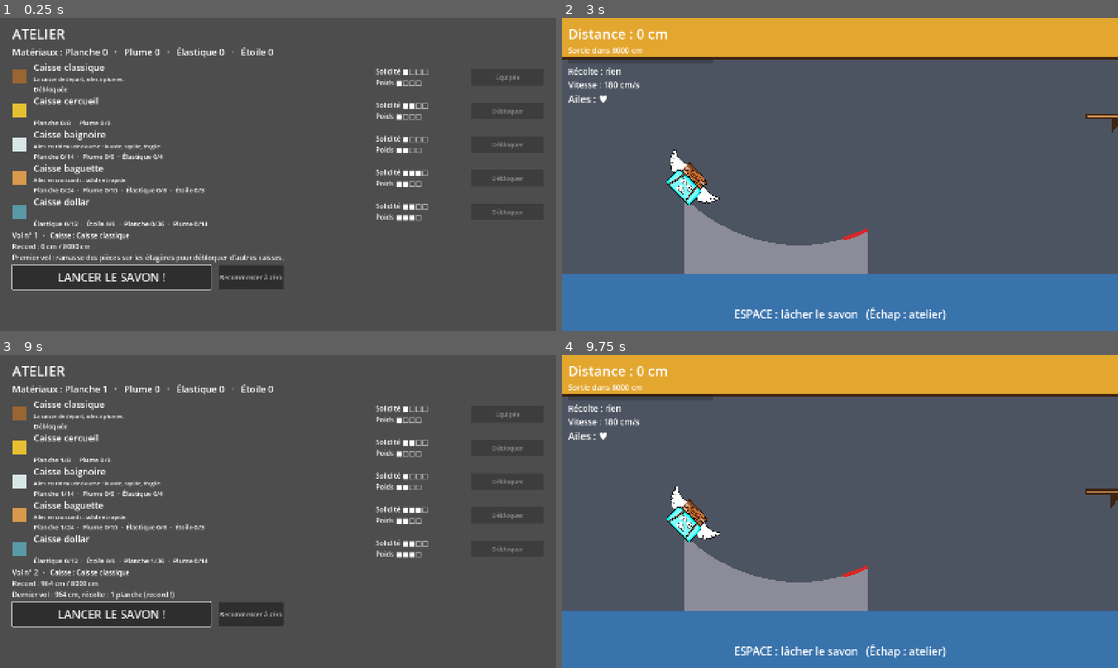
Above: before the commit, frames 1-4 (two rows, left to right).
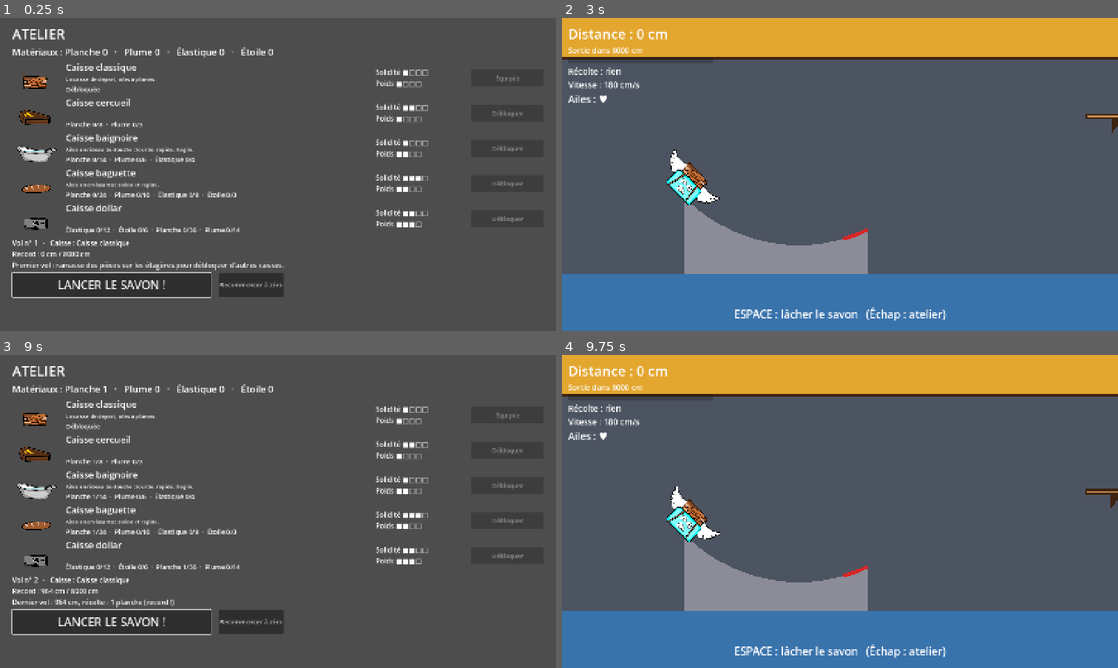
Above: after the commit, the same moments.

Repository: atostivint/LesAilesEtLaCaisse
Game: Godot game, scene res://scenes/atelier.tscn
Same seed, same stepped clock (60 frames per second), same inputs: the game is played once before the commit and once after it.
Inputs (mouse positions are in pixels of both pictures, inside the frame that each line leads up to):
- Up to frame 1 (0.25 s): no input
- Up to frame 2 (3 s): click "Recommencer à zéro" at 0.5 s; click "Recommencer à zéro" at 1.25 s; click "Recommencer à zéro" at 2 s; click "LANCER LE SAVON !" at 2.75 s
- Up to frame 3 (9 s): move the mouse to (400, 495) at 3.52 s; hold Space (thrust) 3.53-4.28 s; click (400, 495) at 3.67 s; move the mouse to (166, 527) at 4.27 s; move the mouse to (333, 442) at 5.02 s; hold Space (thrust) 5.03-6.53 s; move the mouse to (250, 574) at 5.77 s; click (250, 574) at 5.92 s; move the mouse to (444, 558) at 6.52 s; move the mouse to (111, 464) at 7.27 s; move the mouse to (305, 511) at 8.02 s; click (305, 511) at 8.17 s; move the mouse to (194, 433) at 8.77 s; hold Space (thrust) from 8.78 s (still down)
- Up to frame 4 (9.75 s): keep holding Space (thrust); tap Enter at 9.5 s; move the mouse to (962, 495) at 9.52 s

The runs differ from the first frame. In frame 1, 12% of the frame differs, in the area x 2-95%, y 14-90%; in frame 2, nothing differs; in frame 3, 11%; in frame 4, nothing differs.

Commit message:
Affiche le sprite de chaque caisse dans l'atelier
Remplace la pastille de couleur de crate_row par un TextureRect qui montre CrateData.texture (planche SOAP, cercueil, baignoire, pain, coffre).

Co-Authored-By: Claude Sonnet 5.5 <noreply@anthropic.com>

Diff:
--- a/scenes/crate_row.tscn
+++ b/scenes/crate_row.tscn
@@ -6,11 +6,13 @@
 theme_override_constants/separation = 20
 script = ExtResource("1_row")
 
-[node name="Swatch" type="ColorRect" parent="."]
+[node name="Icon" type="TextureRect" parent="."]
 unique_name_in_owner = true
-custom_minimum_size = Vector2(36, 36)
+custom_minimum_size = Vector2(120, 90)
 layout_mode = 2
 size_flags_vertical = 4
+expand_mode = 1
+stretch_mode = 5
 
 [node name="Texts" type="VBoxContainer" parent="."]
 layout_mode = 2
--- a/scripts/crate_row.gd
+++ b/scripts/crate_row.gd
@@ -8,7 +8,7 @@
 ## La caisse affichée (fichier de data/crates/).
 @export var crate: CrateData
 
-@onready var swatch: ColorRect = %Swatch
+@onready var icon: TextureRect = %Icon
 @onready var name_label: Label = %NameLabel
 @onready var desc_label: Label = %DescLabel
 @onready var cost_label: Label = %CostLabel
@@ -22,7 +22,7 @@
 
 
 func refresh() -> void:
-	swatch.color = crate.color
+	icon.texture = crate.texture
 	name_label.text = crate.nom
 	desc_label.text = crate.desc
 	stats_label.text = "Solidité %s\nPoids %s" % [_pips(crate.solidite), _pips(crate.poids)]
